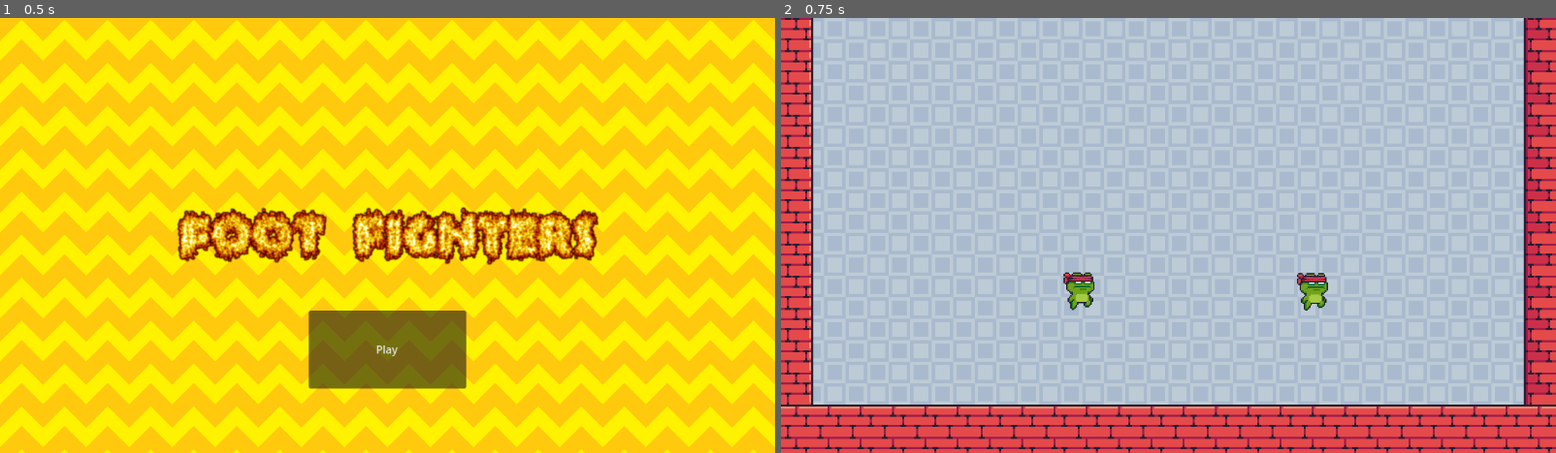
Above: before the commit, frames 1-2 (left to right).
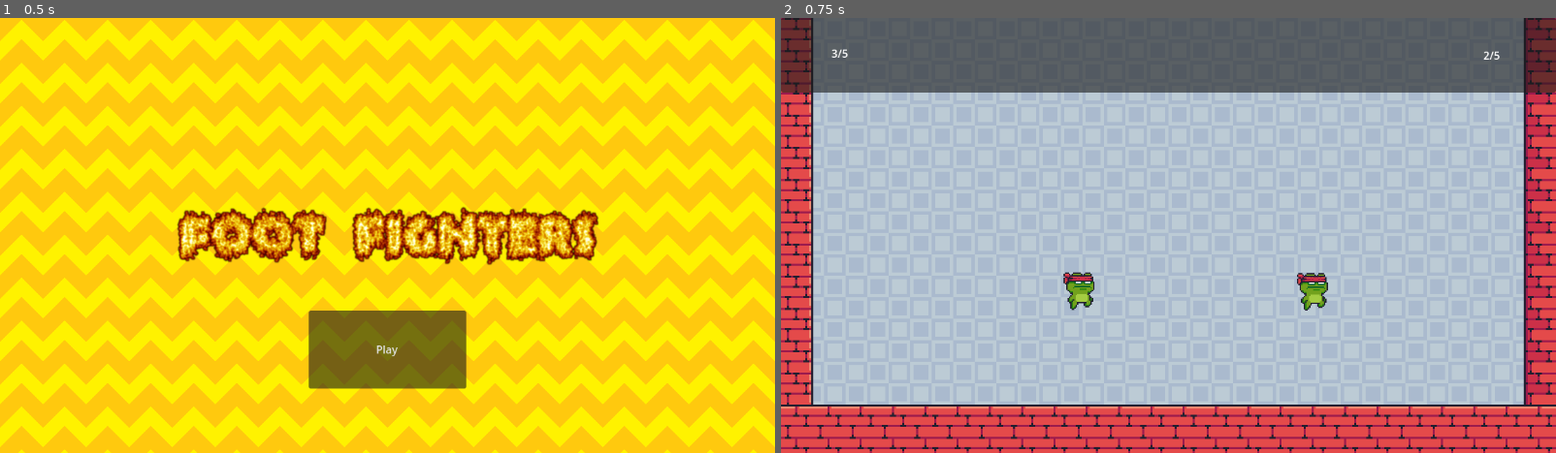
Above: after the commit, the same moments.

Repository: JasperGrant/FootFighters
Game: Godot game, scene res://scenes/main_menu.tscn
The game is run twice, just before and just after one commit, with the same random seed, the same clock (stepped at 60 frames per second) and the same inputs.
Inputs:
- Up to frame 1 (0.5 s): no input
- Up to frame 2 (0.75 s): click "Play" at 0.5 s

Frame 1 is identical in both runs. In frame 2, 17% of the frame differs, in the area x 0-100%, y 0-18%.

Commit message:
Added simple UI and GameManager script

Diff:
--- /dev/null
+++ b/scenes/GameManager.gd
@@ -0,0 +1,7 @@
+extends Node
+
+@onready var p_1_health = $"../UI/Health_Bars/P1_Health"
+@onready var p_2_health = $"../UI/Health_Bars/P2_Health"
+
+var p_1_health_value = 5
+var p_2_health_value = 5
--- a/scenes/arena_1.tscn
+++ b/scenes/arena_1.tscn
@@ -1,8 +1,9 @@
-[gd_scene load_steps=6 format=3 uid="uid://dlh72gx6fdxe1"]
+[gd_scene load_steps=7 format=3 uid="uid://dlh72gx6fdxe1"]
 
 [ext_resource type="Texture2D" uid="uid://drdxbilb0mb6m" path="res://placeholder_assets/Blue.png" id="1_dc6gh"]
 [ext_resource type="Texture2D" uid="uid://dnap5sa80hog4" path="res://placeholder_assets/Terrain (16x16).png" id="2_mv47y"]
-[ext_resource type="PackedScene" uid="uid://6h4fdc5ipgmb" path="res://scenes/player.tscn" id="3_vehsr"]
+[ext_resource type="PackedScene" uid="uid://be1sxce1ynfbr" path="res://scenes/player.tscn" id="3_vehsr"]
+[ext_resource type="Script" path="res://scenes/GameManager.gd" id="4_pmmx0"]
 
 [sub_resource type="TileSetAtlasSource" id="TileSetAtlasSource_30h5m"]
 texture = ExtResource("2_mv47y")
@@ -611,3 +612,43 @@
 
 [node name="Player2" parent="." instance=ExtResource("3_vehsr")]
 position = Vector2(791, 404)
+
+[node name="GameManager" type="Node" parent="."]
+script = ExtResource("4_pmmx0")
+
+[node name="UI" type="CanvasLayer" parent="."]
+
+[node name="Health_Bars" type="Panel" parent="UI"]
+anchors_preset = 10
+anchor_right = 1.0
+offset_bottom = 111.0
+grow_horizontal = 2
+
+[node name="P1_Health" type="Label" parent="UI/Health_Bars"]
+layout_mode = 1
+anchors_preset = 4
+anchor_top = 0.5
+anchor_bottom = 0.5
+offset_top = -57.5
+offset_right = 175.0
+offset_bottom = 51.5
+grow_vertical = 2
+text = "3/5"
+horizontal_alignment = 1
+vertical_alignment = 1
+
+[node name="P2_Health" type="Label" parent="UI/Health_Bars"]
+layout_mode = 1
+anchors_preset = 6
+anchor_left = 1.0
+anchor_top = 0.5
+anchor_right = 1.0
+anchor_bottom = 0.5
+offset_left = -191.0
+offset_top = -56.0
+offset_bottom = 56.0
+grow_horizontal = 0
+grow_vertical = 2
+text = "2/5"
+horizontal_alignment = 1
+vertical_alignment = 1
--- /dev/null
+++ b/scenes/main.tscn
@@ -0,0 +1,16 @@
+[gd_scene format=3 uid="uid://8t6culbucs7o"]
+
+[node name="Node" type="Node"]
+
+[node name="TextureRect" type="TextureRect" parent="."]
+offset_right = 40.0
+offset_bottom = 40.0
+
+[node name="TileMap" type="TileMap" parent="."]
+format = 2
+
+[node name="CharacterBody2D" type="CharacterBody2D" parent="TileMap"]
+
+[node name="AnimatedSprite2D" type="AnimatedSprite2D" parent="TileMap/CharacterBody2D"]
+
+[node name="CollisionShape2D" type="CollisionShape2D" parent="TileMap/CharacterBody2D"]
Not shown: 1 places in scenes/player.tscn that only renumber resources
